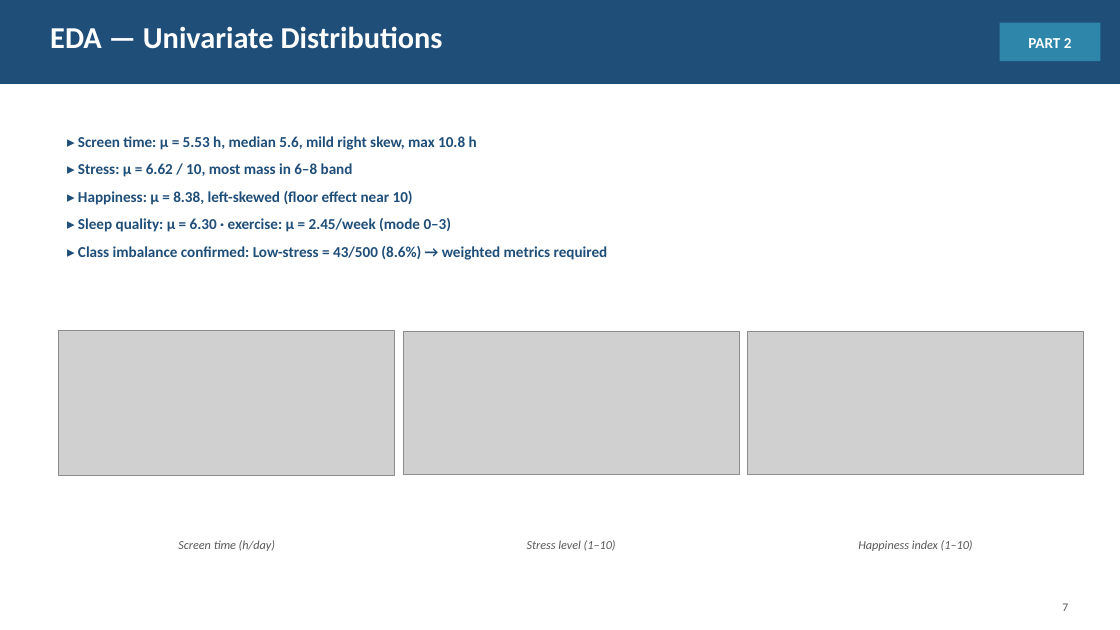
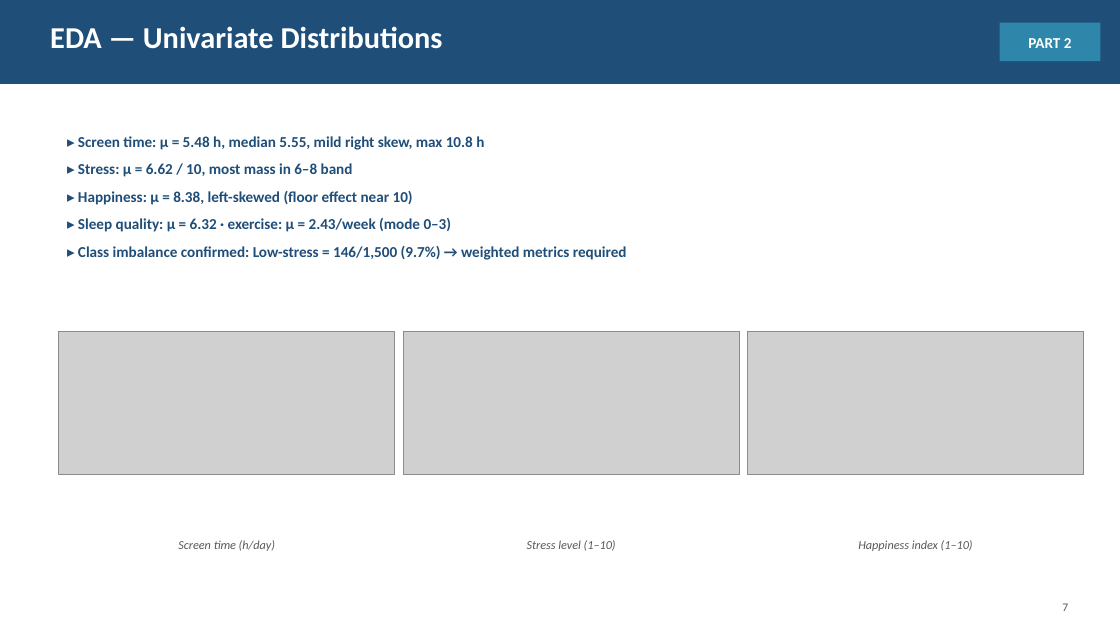
Before and after one commit to jaismine19/social-media-stress-analysis, a slide deck: slide 7 of presentation/Social_Media_Stress_Presentation.pptx. Drawn at 1120x630 pixels with LibreOffice and Linux fonts; fonts in the diff are those of the drawing; grey boxes stand for pictures. Boxes give left, top, right and bottom in pixels: in the first picture for what was removed or moved away, otherwise in the second. Text is boxed around its words. In the diff, an @@ line names an element or a change of style, - is before the commit and + after.

```diff
--- a/presentation/Social_Media_Stress_Presentation.pptx
+++ b/presentation/Social_Media_Stress_Presentation.pptx
@@ text at <box>78,136,484,150</box>: text changed @@
-▸ Screen time: μ = 5.53 h, median 5.6, mild right skew, max 10.8 h
+▸ Screen time: μ = 5.48 h, median 5.55, mild right skew, max 10.8 h
@@ text at <box>78,218,627,260</box>: text changed @@
-▸ Sleep quality: μ = 6.30 · exercise: μ = 2.45/week (mode 0–3)
-▸ Class imbalance confirmed: Low-stress = 43/500 (8.6%) → weighted metrics required
+▸ Sleep quality: μ = 6.32 · exercise: μ = 2.43/week (mode 0–3)
+▸ Class imbalance confirmed: Low-stress = 146/1,500 (9.7%) → weighted metrics required
```
Also in this commit, not shown: 4 other slides changed, 21 other files.
